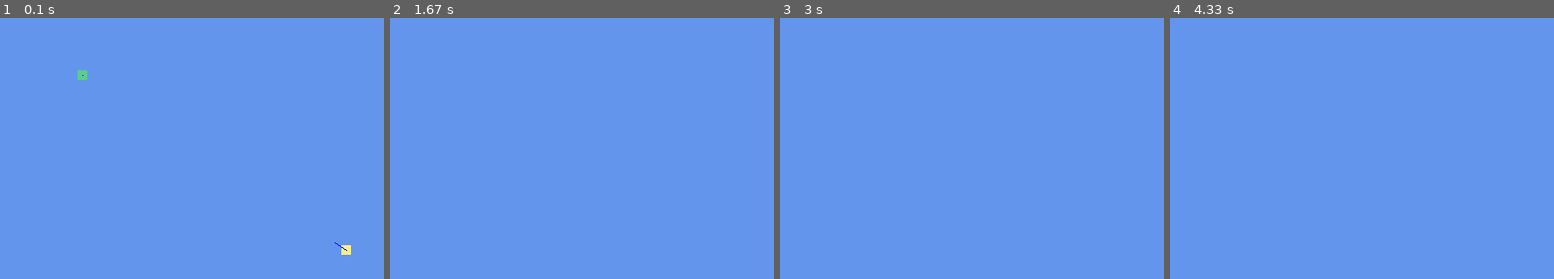
Above: before the commit, frames 1-4 (left to right).
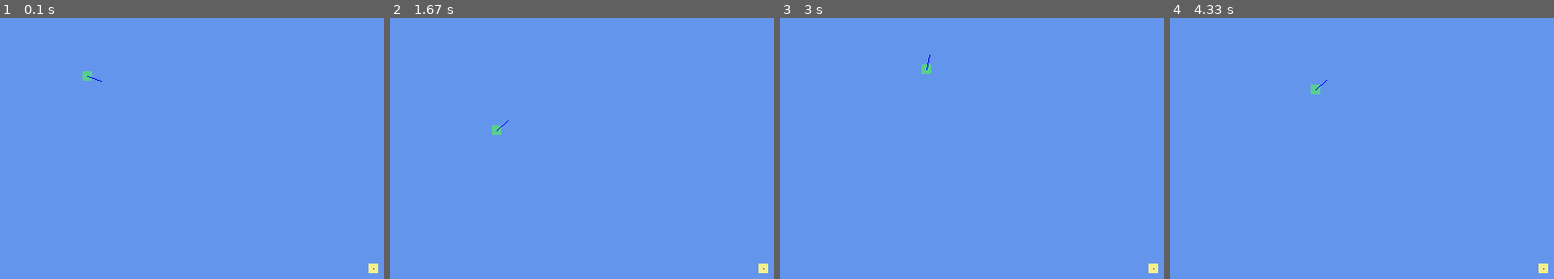
Above: after the commit, the same moments.

Repository: emersonds/Spring22-GDD3400
Game: pygame game, started from Moving Agents/main.py
Same seed, same stepped clock (60 frames per second), same inputs: the game is played once before the commit and once after it.
Inputs:
- Up to frame 1 (0.1 s): no input
- Up to frame 2 (1.67 s): no input
- Up to frame 3 (3 s): no input
- Up to frame 4 (4.33 s): no input

The runs differ from the first frame. In frame 1, 0.3% of the frame differs, in the area x 20-99%, y 20-98%; in frame 2, 0.2%; in frame 3, 0.2%; in frame 4, 0.2%.

Commit message:
Moving Agents: Wandering(ish), fixed Vector.py
 - Disabled player chasing enemy until Wander behavior is correct.
 - Enemy now wanders, but does not wander correctly (sporadic direction changes vs moving in a general direction)
 - Added max rotation and ticks to wait to Enemy constants for wandering.
 - Lowered enemy speed so they're on the screen longer until I add boundary collisions.

Diff:
--- a/Moving Agents/Constants.py
+++ b/Moving Agents/Constants.py
@@ -19,8 +19,10 @@
 # Enemy constants
 ENEMY_COLOR = (89, 205, 144)
 ENEMY_SIZE = 10
-ENEMY_SPEED = 5
+ENEMY_SPEED = 1
 ENEMY_FLEE_RANGE = 200
+ENEMY_MAX_ROTATION = 5
+ENEMY_TICKS_TO_WAIT = 800
 
 # Velocity Indicator (VI) constants
 VI_COLOR = (0, 0, 255)
--- a/Moving Agents/Enemy.py
+++ b/Moving Agents/Enemy.py
@@ -2,8 +2,8 @@
 #   Author: Dylan Emerson
 #   File: Enemy.py
 
-#from time import time
 import pygame
+import random
 
 import Constants as Const
 from Player import *
@@ -19,6 +19,8 @@
         self.velocity = Vector.zero()
         self.color = Const.ENEMY_COLOR
         self.center = self.calcCenter()
+        self.target = Vector(random.randint(0, Const.DISPLAY_WIDTH), random.randint(0, Const.DISPLAY_HEIGHT))    # Get random initial target
+        self.last_target = 0
 
     # Print size, position, velocity, and center
     def __str__(self):
@@ -28,15 +30,15 @@
     # Moves the enemy
     def update(self, player):
 
-        # Initialize movement vector
-        self.velocity = Vector.zero()                       # Zero out velocity so the enemy doesn't slide in between movements.
-
         # Calculate distance to player (flee range)
         playerDist = self.position - player.position
 
         # Flee if player is within range
-        if (playerDist.length() < 200):
+        if (playerDist.length() < 10):
             self.velocity = playerDist
+        # Wander if player is not in range
+        else:
+            self.velocity = self.wander()
 
         # Normalize velocity and move enemy
         self.velocity = self.velocity.normalize()           # Normalize velocity
@@ -55,4 +57,17 @@
 
     # Calculate the enemy's center
     def calcCenter(self):
-        return Vector(self.position.x + 1 * (self.size / 2), self.position.y + 1 * (self.size / 2))
+        return Vector(self.position.x + 1 * (self.size * 0.5), self.position.y + 1 * (self.size * 0.5))
+
+    # Wander behavior
+    def wander(self):
+        # Set up wander timer so the enemy doesn't change directions every frame
+        now = pygame.time.get_ticks()
+        if (now - self.last_target > Const.ENEMY_TICKS_TO_WAIT):
+            self.last_target = now
+
+            # Set new target similar to previous move vector
+            self.target = Vector(-self.velocity.y, self.velocity.x) *  Vector(self.velocity.x * random.uniform(-1, 1) * Const.ENEMY_MAX_ROTATION,
+                          self.velocity.y * random.uniform(-1, 1) * Const.ENEMY_MAX_ROTATION)
+            print(self.target)
+        return self.target
--- a/Moving Agents/Player.py
+++ b/Moving Agents/Player.py
@@ -42,7 +42,7 @@
                 closestEnemy = enemy
 
         # Set velocity and move player
-        self.velocity = closestEnemy.position - self.position
+        #self.velocity = closestEnemy.position - self.position
         self.velocity = self.velocity.normalize()           # Normalize velocity
         self.position += self.velocity.scale(self.speed)    # Scale it by a speed factor
 
--- a/Moving Agents/Vector.py
+++ b/Moving Agents/Vector.py
@@ -24,7 +24,7 @@
         return Vector(self.x - other.x, self.y - other.y)
 
     # Multiplies two vectors
-    def __mult__(self, other):
+    def __mul__(self, other):
         return Vector(self.x * other.x, self.y * other.y)
 
     # Returns dot product of two vectors
